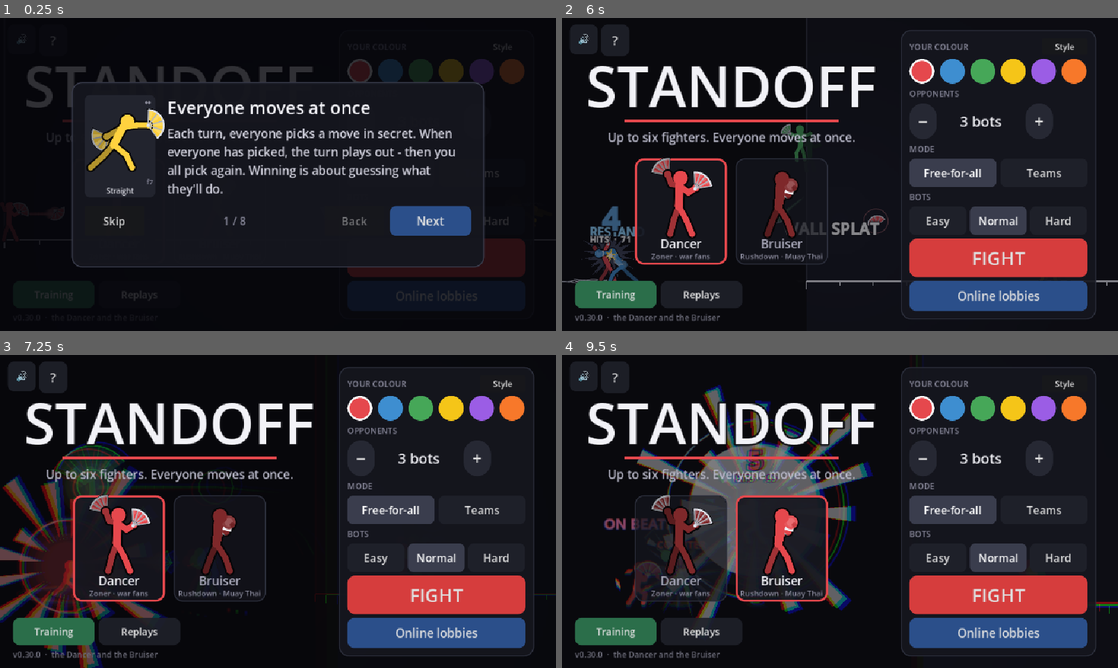
Above: before the commit, frames 1-4 (two rows, left to right).
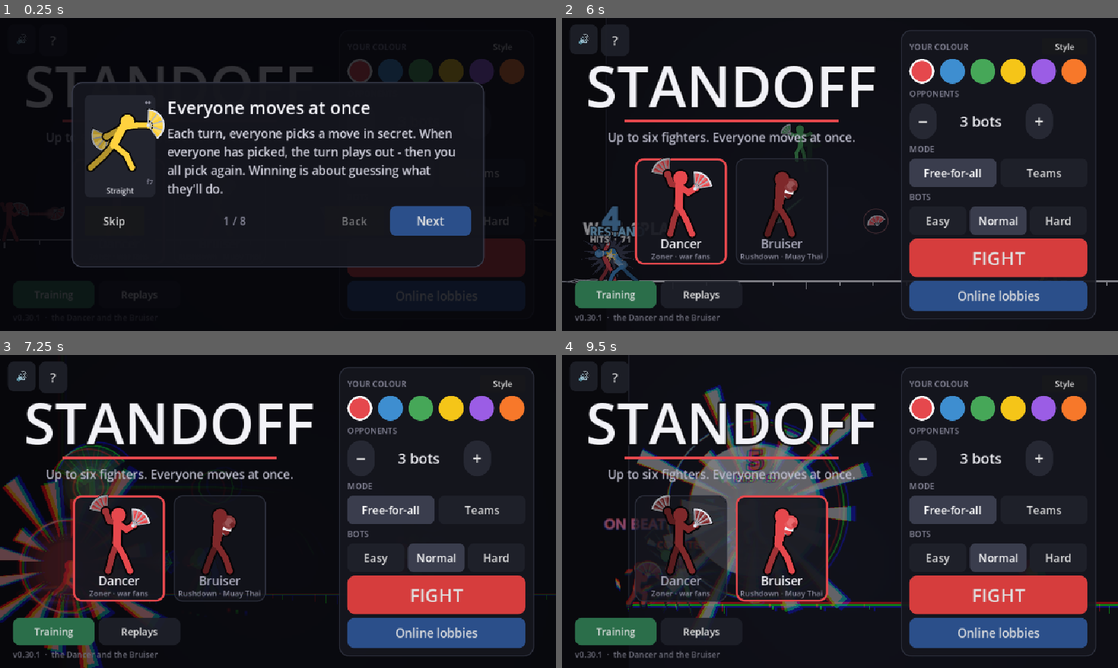
Above: after the commit, the same moments.

Repository: Veriduim/standoff
Game: Godot game, scene res://scenes/main.tscn
Same seed, same stepped clock (60 frames per second), same inputs: the game is played once before the commit and once after it.
Inputs (mouse positions are in pixels of both pictures, inside the frame that each line leads up to):
- Up to frame 1 (0.25 s): no input
- Up to frame 2 (6 s): click "Easy" at 0.5 s; click "Easy" at 1.25 s; click "Normal" at 2 s; click "Normal" at 2.75 s; click "Replays" at 3.5 s; click "Replays" at 4.25 s; click "Replays" at 5 s; click "Skip" at 5.75 s
- Up to frame 3 (7.25 s): click (116, 549) at 6.5 s
- Up to frame 4 (9.5 s): click (784, 549) at 7.25 s; click "Style" at 8 s; click "Done" at 8.75 s

The runs differ from the first frame. In frame 2, 0.5% of the frame differs, in the area x 3-58%, y 64-97%; in frame 3, 0.1%; in frame 4, 1.0%, in the area x 6-61%, y 78-97%.

Commit message:
0.30.1: the stage drawn as wide as it is (Timmy 06:14 "they are off the map")
Matches against bots and Training never told the stage view the match's width, so the floor and walls were drawn at
the old 1600 while the sim ran 2800 - the fighters looked off the map. start_local and the home screen's demo now pass
it, as online and replays already did. A check that the drawn stage is the match's.

Co-Authored-By: Claude Opus 5.5 <noreply@anthropic.com>
Claude-Session: https://claude.ai/code/session_019cpLLa1bA2ND22yfhrkoYF

Diff:
--- a/project.godot
+++ b/project.godot
@@ -11,7 +11,7 @@
 [application]
 
 config/name="Standoff"
-config/version="0.30.0"
+config/version="0.30.1"
 config/icon="res://assets/icon.png"
 run/main_scene="res://scenes/main.tscn"
 config/features=PackedStringArray("4.7", "GL Compatibility")
--- a/scripts/tests/ui_test.gd
+++ b/scripts/tests/ui_test.gd
@@ -734,6 +734,8 @@
 	for c in g.cards.get_children():
 		for l in c.find_children("*", "RichTextLabel", true, false):
 			shown += (l as RichTextLabel).text
+	_check("the stage is drawn as wide as the match's (06:14 \"they are off the map\"): %.0f / %.0f" % [g.stage.half,
+			g.sim.half], is_equal_approx(g.stage.half, g.sim.half))
 	_check("...the match has you as him, and his card shows his Grit (%s)" % ("grit pips" if shown.contains("#ff9a3c")
 			else "no grit"), me.character == "bruiser" and shown.contains("#ff9a3c") and not g.pick.menu_moves().has("fan"))
 	home.set_fighter("dancer")
--- a/scripts/ui/game_screen.gd
+++ b/scripts/ui/game_screen.gd
@@ -261,6 +261,7 @@
 	for i in 4:   # (both of them, mixed - 05:03 the Bruiser)
 		players.append({"name": "", "character": Moves.ORDER[i % Moves.ORDER.size()]})
 	_demo = Sim.create(players, "ffa")
+	stage.half = _demo.half   # (the stage as wide as the match's - 06:14 "they are off the map")
 	_demo_bots.clear()
 	for i in 4:
 		_demo_bots.append(Bot.new(randi() % 9999 + i))
@@ -331,6 +332,7 @@
 	_history.clear()
 	_replay_log.clear()
 	stage.ceiling = sim.ceiling
+	stage.half = sim.half   # (06:14 "they are off the map": the floor drawn the old width, 1600, on a 2800 stage)
 	bots.clear()
 	for i in range(1, players.size()):
 		bots[i] = Bot.new(i * 7 + 3, Bot.chosen)   # (the level picked on the home screen - 02:10)
--- a/scripts/version.gd
+++ b/scripts/version.gd
@@ -2,4 +2,4 @@
 extends RefCounted
 ## The game's version - the home screen shows it, and lobbies list it (only the same version can play together).
 
-const TAG := "0.30.0"
+const TAG := "0.30.1"
Not shown, changed: export_presets.cfg
